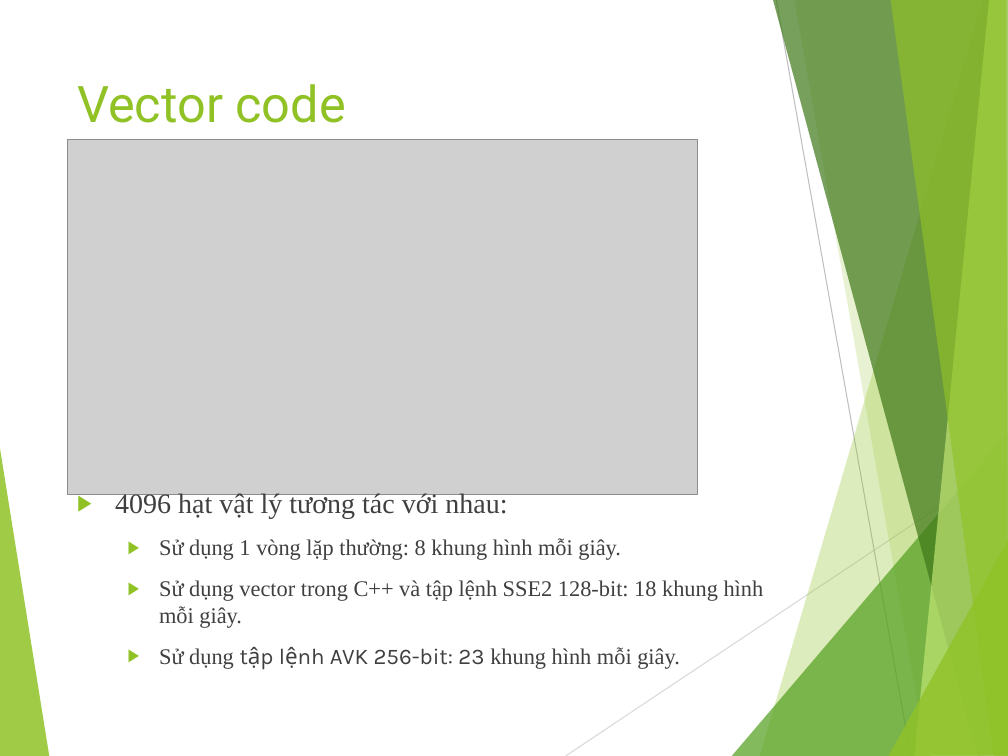
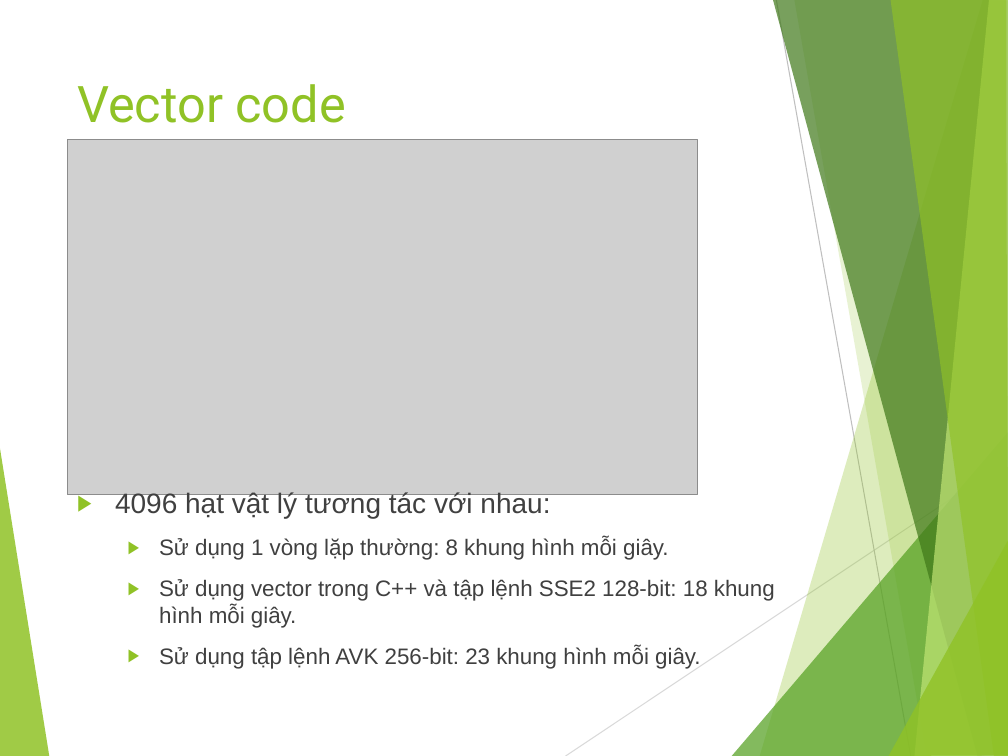
Before and after one commit to sonnv56/Mon-CVDHD-2014, a slide deck: slide 5 of Ta_Duc_Viet/Memory and Native Code Performance.pptx. Drawn at 1008x756 pixels with LibreOffice and Linux fonts; fonts in the diff are those of the drawing; grey boxes stand for pictures. Boxes give left, top, right and bottom in pixels: in the first picture for what was removed or moved away, otherwise in the second. Text is boxed around its words. In the diff, an @@ line names an element or a change of style, - is before the commit and + after.

Commit message:
edit font slide

```diff
--- a/Ta_Duc_Viet/Memory and Native Code Performance.pptx
+++ b/Ta_Duc_Viet/Memory and Native Code Performance.pptx
@@ text "4096 hạt vật lý tương ..." at box(115, 492, 775, 669): font Times New Roman to Arial in "4096 hạt vật lý tương tác với ...", "Sử dụng 1 vòng lặp thường: 8 ...", "Sử dụng vector trong C++ và tập ...", "Sử dụng khung hình mỗi giây."; font Karla to Arial in "tập lệnh AVK 256-bit: 23" @@
```
Also in this commit, not shown: 6 other slides changed.
